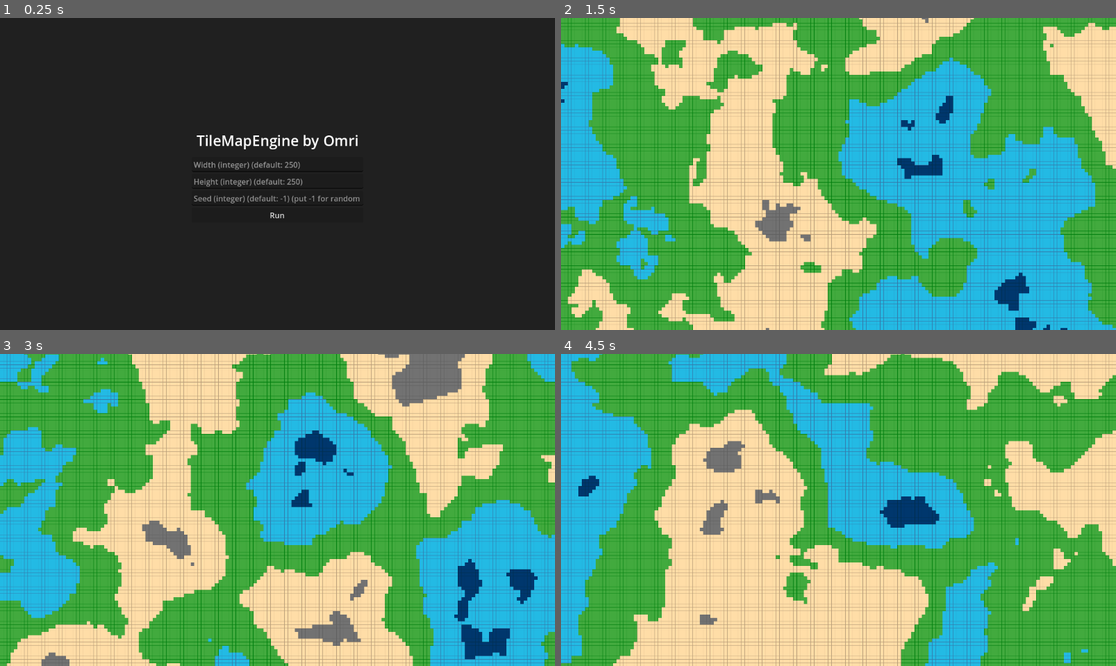
Above: before the commit, frames 1-4 (two rows, left to right).
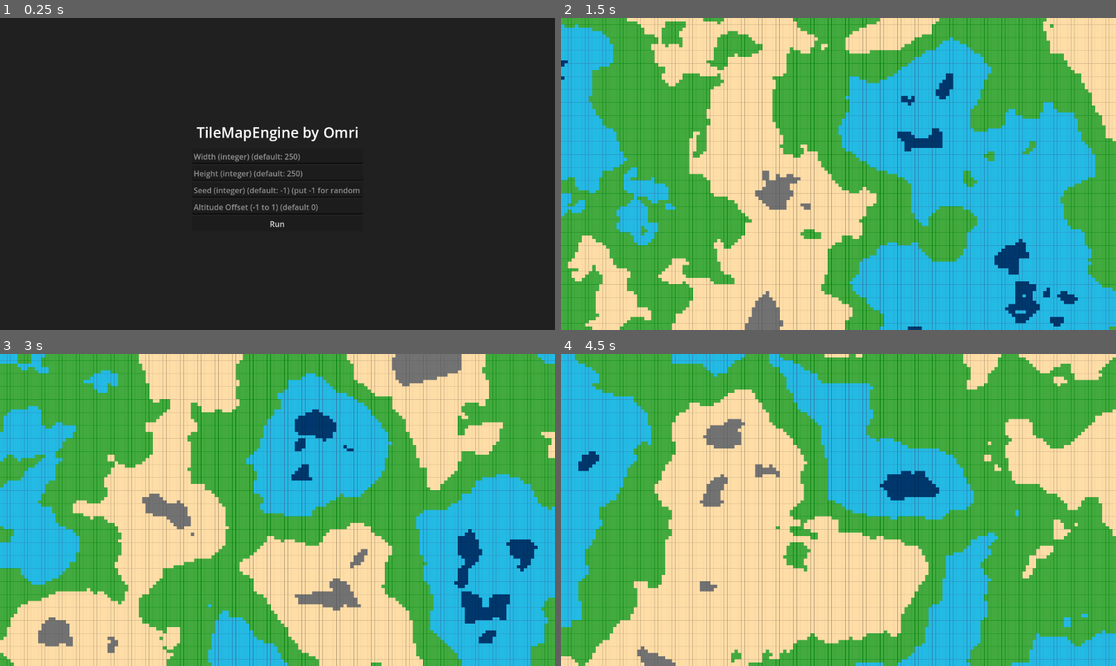
Above: after the commit, the same moments.

Repository: omriweinmann/TileMapEngine
Game: Godot game, scene res://scenes/settings_menu.tscn
Two runs of this game, one before a commit and one after it. Both use one fixed random seed, a clock stepped at 60 frames per second and the inputs below.
Inputs:
- Up to frame 1 (0.25 s): no input
- Up to frame 2 (1.5 s): click "Run" at 0.5 s; tap Enter at 1.25 s; tap S (CamDown) at 1.35 s
- Up to frame 3 (3 s): tap R (Restart) at 2 s; tap A (CamLeft) at 2.1 s; click "Run" at 2.75 s
- Up to frame 4 (4.5 s): tap R (Restart) at 3.5 s; tap D (CamRight) at 3.6 s; click "Run" at 4.25 s

The runs differ from the first frame. In frame 1, 2.5% of the frame differs, in the area x 34-65%, y 34-68%; in frame 2, 41%; in frame 3, 43%, in the area x 0-100%, y 0-100%; in frame 4, 38%.

Commit message:
Altitude Offset + Final (i think) Changes

Diff:
--- a/global/global.gd
+++ b/global/global.gd
@@ -2,5 +2,6 @@
 
 var width:int = 250
 var height:int = 250
+var altitude:float = 0
 
 var seed:int = -1
--- a/scenes/main.gd
+++ b/scenes/main.gd
@@ -2,15 +2,19 @@
 
 var width:int = Global.width
 var height:int = Global.height
+var altitude:float = Global.altitude
 
 var seed:int = Global.seed
 
 @export var max_zoom:float = 1
 @export var min_zoom:float = 0.1
 
-
 var speed = 150
 var zoom_speed = 0.025
+
+@export var atlas_height:int = 5
+@export var atlas_heightfloor:int = 4
+@export var texture_size = 32
 
 var random = RandomNumberGenerator.new()
 var cooldown = false
@@ -18,12 +22,12 @@
 # Called when the node enters the scene tree for the first time.
 func _ready() -> void:
 	$Camera2D.limit_left = 0
-	$Camera2D.limit_right = width * 32
+	$Camera2D.limit_right = width * texture_size
 	$Camera2D.limit_top = 0
-	$Camera2D.limit_bottom = height * 32
+	$Camera2D.limit_bottom = height * texture_size
 	if seed == -1:
 		seed = random.randi()
-		print(seed)
+		#print(seed)
 	var noise = NoiseTexture2D.new()
 	var fast_noise = FastNoiseLite.new()
 	fast_noise.noise_type = FastNoiseLite.TYPE_SIMPLEX
@@ -42,20 +46,20 @@
 		for y in height:
 			var noise_value = fast_noise.get_noise_2d(float(x),float(y))
 			#print(noise_value)
-			var noise_value_processed = floor(((noise_value+1)/2)*5)
+			var noise_value_processed = min(atlas_heightfloor,max(0,int(min(atlas_heightfloor,max(0,floor(((noise_value+1)/2)*atlas_height)))+(atlas_heightfloor*altitude))))
 			#print(noise_value_processed)
 			$TileMapLayer.set_cell(Vector2i(x,y),0,Vector2i(0,noise_value_processed))
 
 # Called every frame. 'delta' is the elapsed time since the previous frame.
 func _process(delta: float) -> void:
 	var vp_size = get_viewport().get_visible_rect().size
-	#print((width*32)*$Camera2D.zoom[0], (height*32)*$Camera2D.zoom[1])
-	if vp_size[0] < (width*32)*min_zoom or vp_size[0] < (height*32)*min_zoom:
+	#print((width*texture_size)*$Camera2D.zoom[0], (height*texture_size)*$Camera2D.zoom[1])
+	if vp_size[0] < (width*texture_size)*min_zoom or vp_size[0] < (height*texture_size)*min_zoom:
 		min_zoom -= 0.025
 		min_zoom = max(0.2, min_zoom)
 		var zoom = $Camera2D.zoom
 		$Camera2D.zoom = Vector2(max(min_zoom,min(max_zoom,zoom.x)),max(min_zoom,min(max_zoom,zoom.y)))
-	if vp_size[0] > (width*32)*$Camera2D.zoom[0] or vp_size[0] > (height*32)*$Camera2D.zoom[1]:
+	if vp_size[0] > (width*texture_size)*$Camera2D.zoom[0] or vp_size[0] > (height*texture_size)*$Camera2D.zoom[1]:
 		min_zoom += 0.025
 		var zoom = $Camera2D.zoom
 		$Camera2D.zoom = Vector2(max(min_zoom,min(max_zoom,zoom.x)),max(min_zoom,min(max_zoom,zoom.y)))
@@ -68,7 +72,7 @@
 		var zoom_amount = zoom_dir * zoom_speed
 		var zoom = $Camera2D.zoom + Vector2(zoom_amount,zoom_amount)
 		$Camera2D.zoom = Vector2(max(min_zoom+0.025,min(max_zoom,zoom.x)),max(min_zoom+0.025,min(max_zoom,zoom.y)))
-		print($Camera2D.zoom, max_zoom, min_zoom+0.025)
+		#print($Camera2D.zoom, max_zoom, min_zoom+0.025)
 
 	if Input.is_action_just_pressed("Restart"):
 		get_tree().change_scene_to_file("res://scenes/settings_menu.tscn")
--- a/scenes/main.tscn
+++ b/scenes/main.tscn
@@ -10,7 +10,7 @@
 noise = SubResource("FastNoiseLite_o5qli")
 
 [sub_resource type="TileSetAtlasSource" id="TileSetAtlasSource_sugp2"]
-resource_name = "TileSet"
+resource_name = "Atlas"
 texture = ExtResource("2_0wfyh")
 texture_region_size = Vector2i(32, 32)
 0:0/0 = 0
@@ -20,7 +20,7 @@
 0:4/0 = 0
 
 [sub_resource type="TileSet" id="TileSet_ya4ey"]
-tile_size = Vector2i(32, 32)
+tile_size = Vector2i(32, 30)
 sources/0 = SubResource("TileSetAtlasSource_sugp2")
 
 [node name="Main" type="Node2D"]
--- a/scenes/settings_menu.gd
+++ b/scenes/settings_menu.gd
@@ -19,6 +19,7 @@
 	if convert < 1:
 		$Main/InputWidth/InputWidthInput.text = "Please input a valid width"
 	else :
+		$Main/InputWidth/InputWidthInput.text = str(convert)
 		Global.width = convert
 
 
@@ -29,6 +30,7 @@
 	if convert < 1:
 		$Main/InputHeight/InputHeightInput.text = "Please input a valid height"
 	else :
+		$Main/InputHeight/InputHeightInput.text = str(convert)
 		Global.height = convert
 
 
@@ -40,9 +42,19 @@
 	else :
 		if convert < 0:
 			convert = -1
-			$Main/InputSeed/InputSeedInput.text = "-1"
+		$Main/InputSeed/InputSeedInput.text = str(convert)
 		Global.seed = convert
 
 
 func _on_button_pressed() -> void:
 	get_tree().change_scene_to_file("res://scenes/main.tscn")
+
+
+func _on_input_altitude_input_text_submitted(new_text: String) -> void:
+	var convert = float(new_text)
+	print(convert)
+	if convert < -1 or convert > 1 or (convert == 0 and not new_text == "0"):
+		$Main/InputAltitude/InputAltitudeInput.text = "Please input a valid offset"
+	else :
+		$Main/InputAltitude/InputAltitudeInput.text = str(convert)
+		Global.altitude = convert
--- a/scenes/settings_menu.tscn
+++ b/scenes/settings_menu.tscn
@@ -66,6 +66,13 @@
 layout_mode = 2
 placeholder_text = "Seed (integer) (default: -1) (put -1 for random)"
 
+[node name="InputAltitude" type="MarginContainer" parent="Main"]
+layout_mode = 2
+
+[node name="InputAltitudeInput" type="LineEdit" parent="Main/InputAltitude"]
+layout_mode = 2
+placeholder_text = "Altitude Offset (-1 to 1) (default 0)"
+
 [node name="Button" type="Button" parent="Main"]
 layout_mode = 2
 text = "Run"
@@ -73,4 +80,5 @@
 [connection signal="text_submitted" from="Main/InputWidth/InputWidthInput" to="." method="_on_input_width_input_text_submitted"]
 [connection signal="text_submitted" from="Main/InputHeight/InputHeightInput" to="." method="_on_input_height_input_text_submitted"]
 [connection signal="text_submitted" from="Main/InputSeed/InputSeedInput" to="." method="_on_input_seed_input_text_submitted"]
+[connection signal="text_submitted" from="Main/InputAltitude/InputAltitudeInput" to="." method="_on_input_altitude_input_text_submitted"]
 [connection signal="pressed" from="Main/Button" to="." method="_on_button_pressed"]
